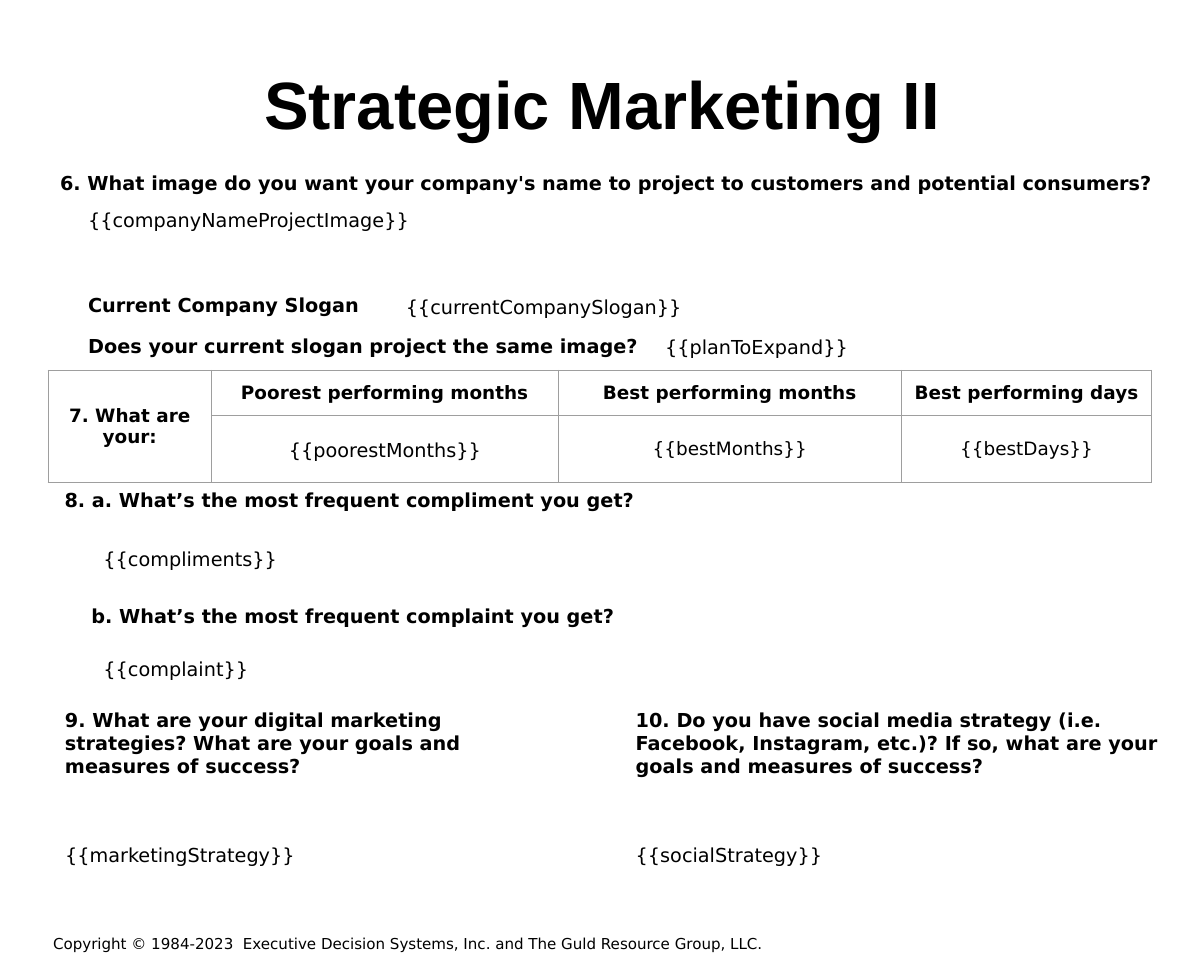
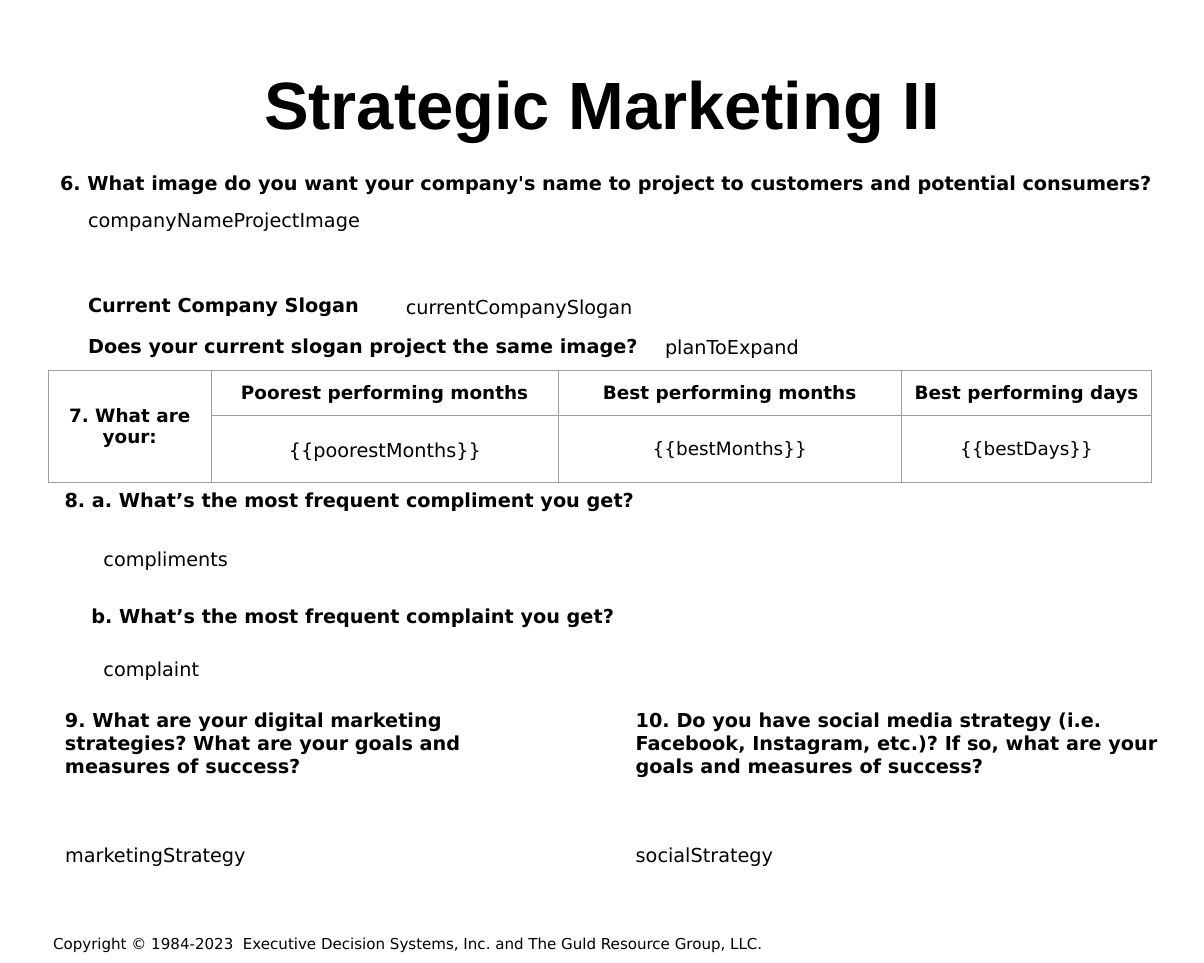
Before and after one commit to hintonandrew510/wizardfrontend, a slide deck: slide 5 of mavenprojectSCR/src/main/resources/powerpointtemplate/tv.pptx. Drawn at 1204x963 pixels with LibreOffice and Linux fonts; fonts in the diff are those of the drawing; background and template pictures are left out. Boxes give left, top, right and bottom in pixels: in the first picture for what was removed or moved away, otherwise in the second. Text is boxed around its words. In the diff, an @@ line names an element or a change of style, - is before the commit and + after.

```diff
--- a/mavenprojectSCR/src/main/resources/powerpointtemplate/tv.pptx
+++ b/mavenprojectSCR/src/main/resources/powerpointtemplate/tv.pptx
@@ text at box(88, 212, 360, 231): text changed @@
-{{companyNameProjectImage}}
+companyNameProjectImage
@@ text at box(406, 299, 633, 318): text changed @@
-{{currentCompanySlogan}}
+currentCompanySlogan
@@ text at box(665, 339, 799, 358): text changed @@
-{{planToExpand}}
+planToExpand
@@ text at box(103, 551, 227, 570): text changed @@
-{{compliments}}
+compliments
@@ text at box(103, 661, 199, 680): text changed @@
-{{complaint}}
+complaint
@@ text at box(65, 847, 246, 866): text changed @@
-{{marketingStrategy}}
+marketingStrategy
@@ text at box(636, 847, 773, 866): text changed @@
-{{socialStrategy}}
+socialStrategy
```
Also in this commit, not shown: 26 other slides changed, 4 other files.
